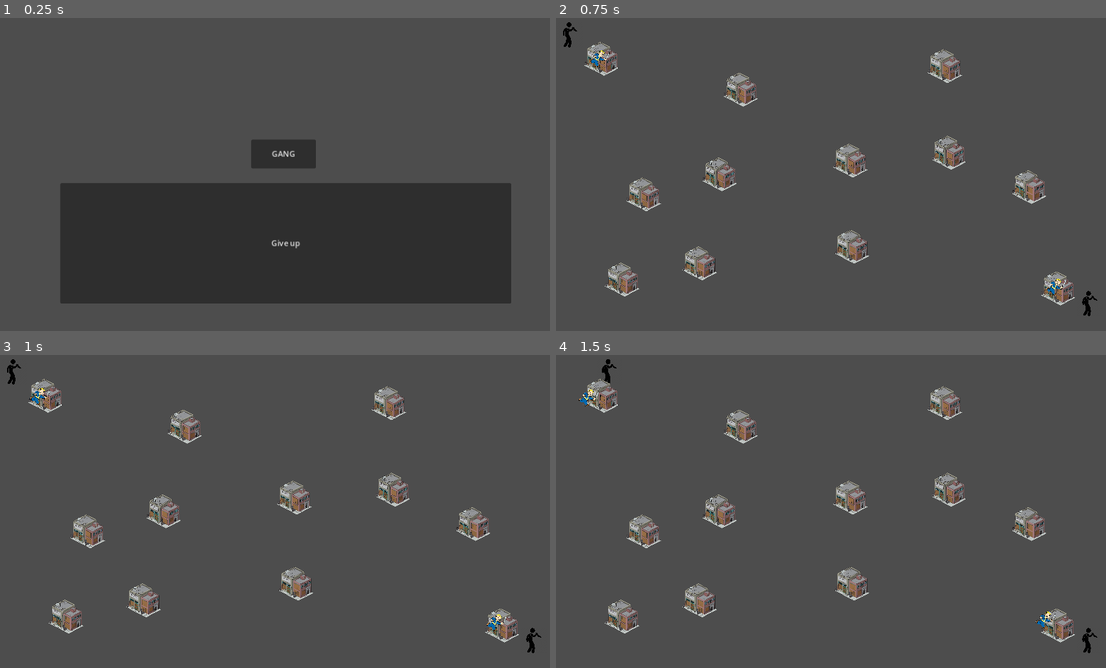
Above: before the commit, frames 1-4 (two rows, left to right).
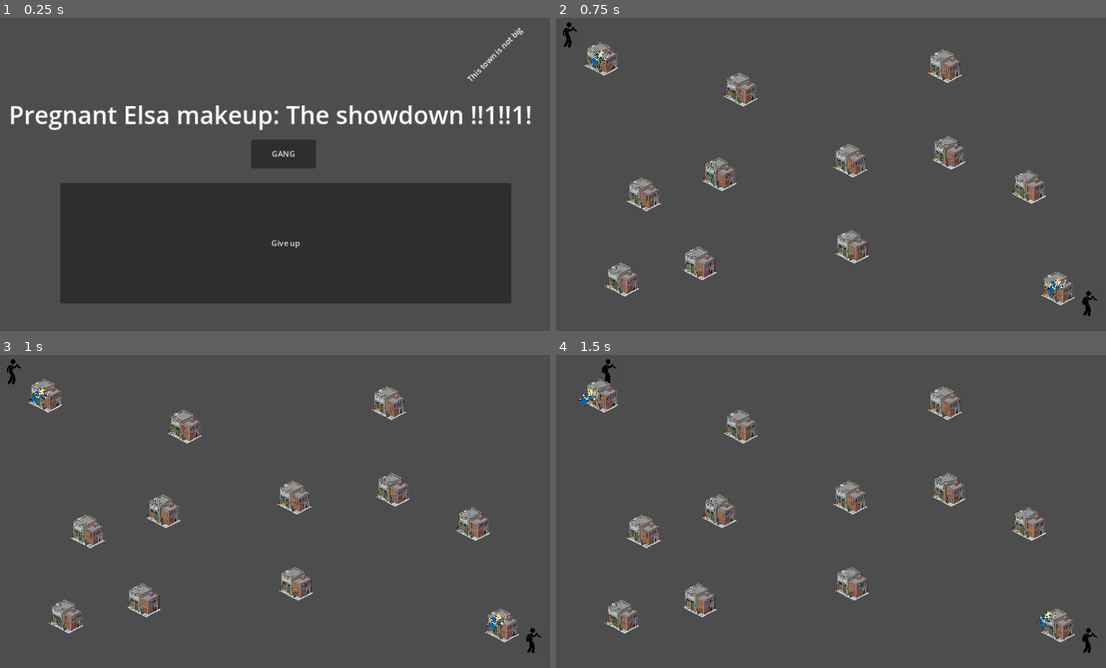
Above: after the commit, the same moments.

Repository: Alfenstein8/createjam
Game: Godot game, scene res://scenes/main_menu.tscn
The game is run twice, just before and just after one commit, with the same random seed, the same clock (stepped at 60 frames per second) and the same inputs.
Inputs:
- Up to frame 1 (0.25 s): no input
- Up to frame 2 (0.75 s): click "GANG" at 0.5 s
- Up to frame 3 (1 s): no input
- Up to frame 4 (1.5 s): hold D (p1_right) from 1.28 s (still down); hold F (p1_follow) from 1.28 s (still down)

The runs differ from the first frame. In frame 1, 2.5% of the frame differs, in the area x 1-97%, y 3-36%; in frame 2, nothing differs; in frame 3, nothing differs; in frame 4, nothing differs.

Commit message:
main menu title

Diff:
--- a/scenes/main_menu.tscn
+++ b/scenes/main_menu.tscn
@@ -27,5 +27,26 @@
 offset_bottom = 592.0
 text = "Give up"
 
+[node name="Label" type="Label" parent="."]
+layout_mode = 1
+anchors_preset = -1
+anchor_right = 0.131
+anchor_bottom = 0.086
+offset_left = 962.0
+offset_top = 128.0
+offset_right = 1102.09
+offset_bottom = 124.272
+rotation = -0.785397
+text = "This town is not big"
+
+[node name="RichTextLabel" type="Label" parent="."]
+layout_mode = 0
+offset_left = 31.0
+offset_top = 171.0
+offset_right = 1106.0
+offset_bottom = 243.0
+theme_override_font_sizes/font_size = 50
+text = "Pregnant Elsa makeup: The showdown !!1!!1!"
+
 [connection signal="pressed" from="start" to="." method="_on_start_pressed"]
 [connection signal="pressed" from="quit" to="." method="_on_quit_pressed"]
